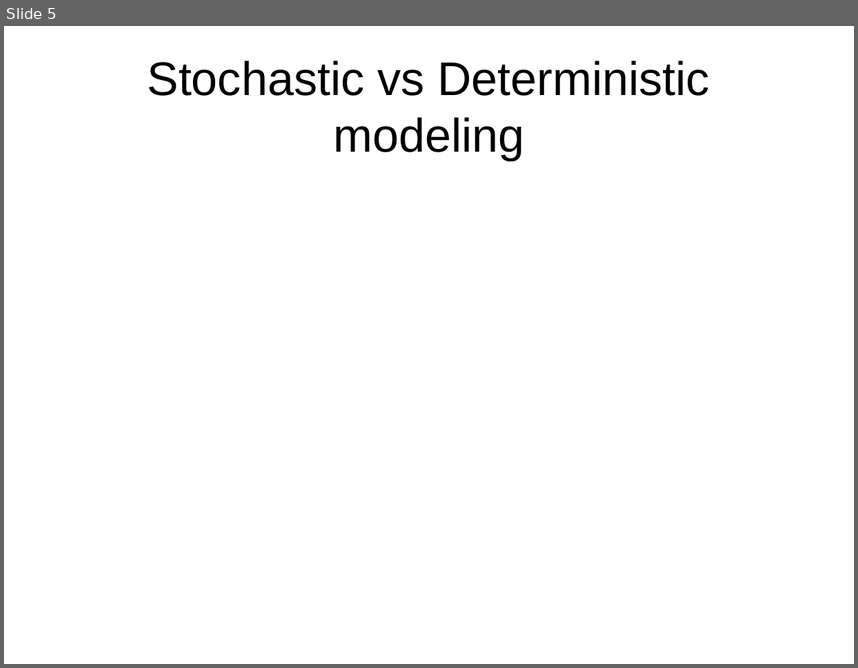
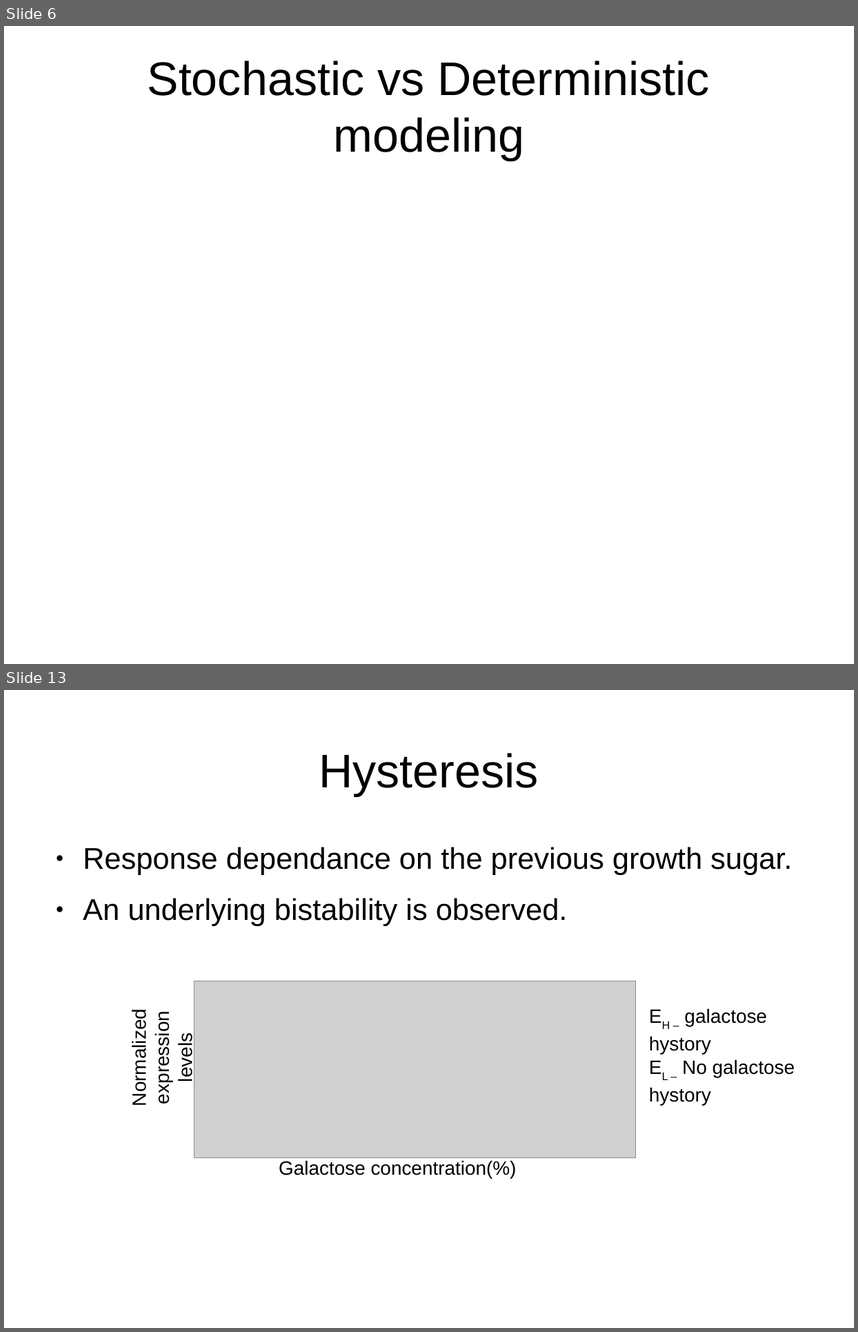
Before and after one commit to askhari139/a, a slide deck: presentation.odp. Shown one above the other, each under a label of ours: slide 5 before the commit, slides 6 and 13 after it; the slides between them are not shown. The pictures are 858x668 and 858x1332 pixels, drawn with LibreOffice and Linux fonts; fonts in the diff are those of the drawing; grey boxes stand for pictures. Boxes give left, top, right and bottom in pixels: in the first picture for what was removed or moved away, otherwise in the second. Text is boxed around its words. In the diff, an @@ line names an element or a change of style, - is before the commit and + after.

```diff
--- a/presentation.odp
+++ b/presentation.odp
@@ slide 13 added at [4,690,854,1328], background #FFFFFF @@
@@ title added at [319,753,539,796], 44 pt, text #000000 @@
+Hysteresis
@@ text added at [83,847,792,926], 28 pt, text #000000 @@
+● Response dependance on the previous growth sugar.
+● An underlying bistability is observed.
@@ picture added at [194,980,636,1157] @@
@@ text added at [128,1019,196,1103], 18 pt, text #000000 @@
+Normalized expression levels
@@ text added at [649,1008,795,1105], 18 pt, text #000000 @@
+EH – galactose hystory
+EL – No galactose hystory
@@ text added at [279,1160,517,1178], 18 pt, text #000000 @@
+Galactose concentration(%)
@@ what was slide 5 is now slide 6 @@
```
Also in this commit, not shown: 9 other slides added.
